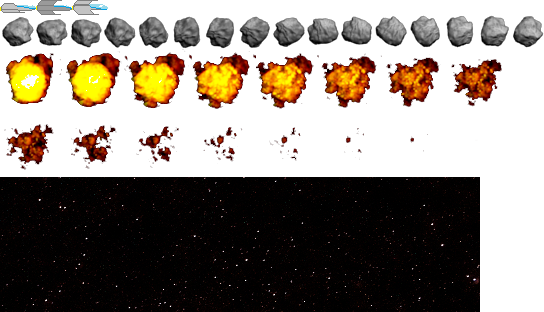
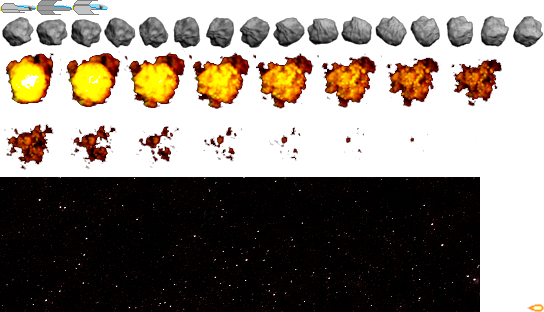
Layered file, before and after one edit (544 × 312). Changes by layer:
painted on "Capa" over [28, 4, 544, 312]
